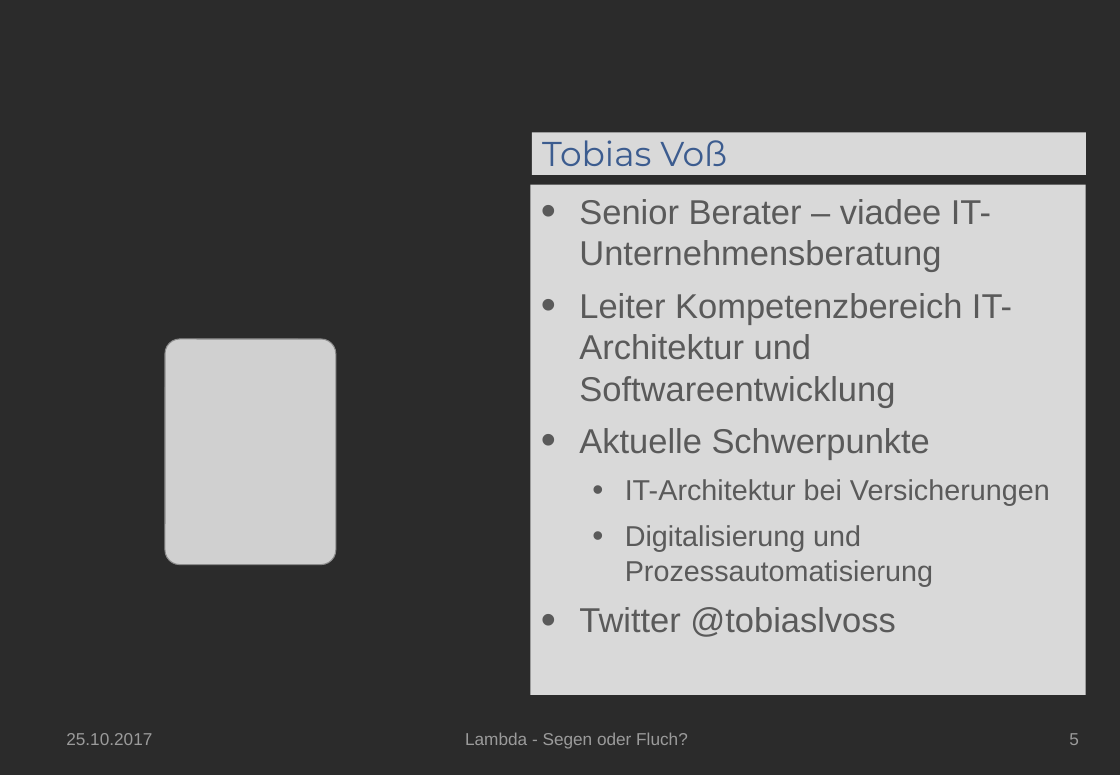
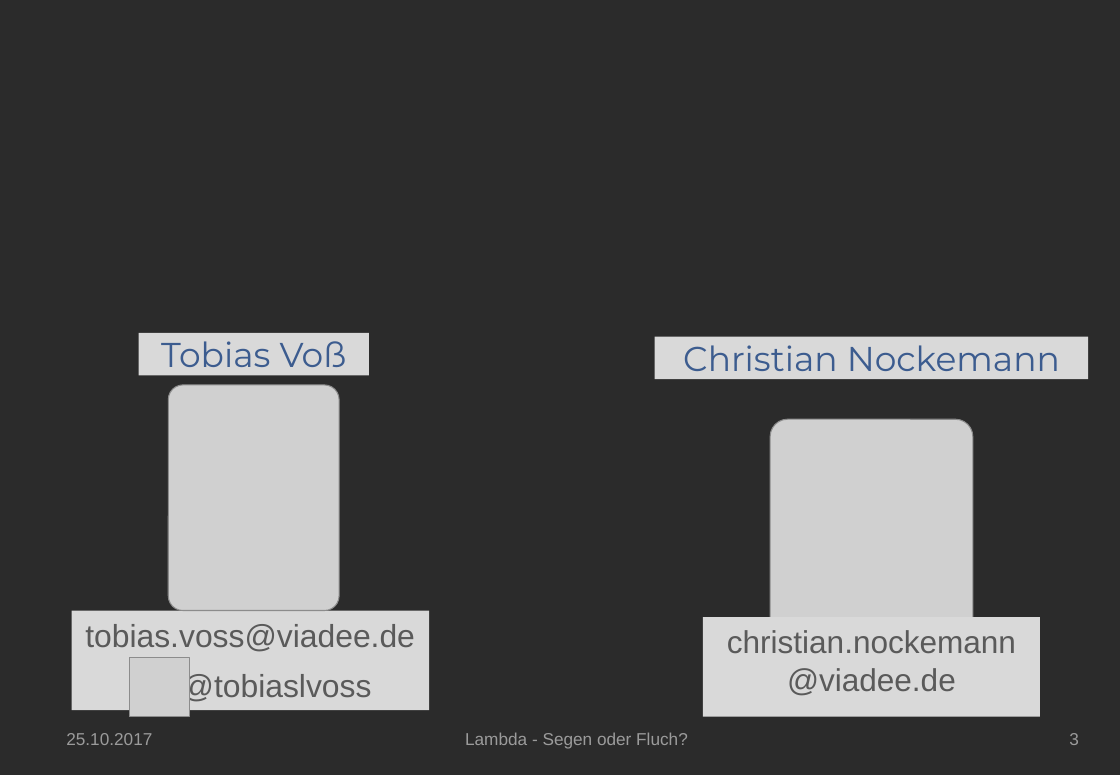
Before and after one commit to cnockemann/lambda-segen-oder-fluch, a slide deck: slide 3 of doc/Lambda-Segen-oder-Fluch.pptx (slide 5 before the commit). Drawn at 1120x775 pixels with LibreOffice and Linux fonts; fonts in the diff are those of the drawing; grey boxes stand for pictures; background and template pictures are left out; a plain dark background stands for a picture behind light text. Boxes give left, top, right and bottom in pixels: in the first picture for what was removed or moved away, otherwise in the second. Text is boxed around its words. In the diff, an @@ line names an element or a change of style, - is before the commit and + after.

```diff
--- a/doc/Lambda-Segen-oder-Fluch.pptx
+++ b/doc/Lambda-Segen-oder-Fluch.pptx
@@ title "Tobias Voß": place and size @@
-title "Tobias Voß" at box(532, 132, 1086, 175)
+title "Tobias Voß" at box(139, 333, 369, 375)
@@ title "Tobias Voß" at box(139, 333, 369, 375): alignment left to centre @@
@@ rectangle added at box(655, 337, 1088, 380), fill #D9D9D9, 24 pt, text #3C5C8F @@
+Christian Nockemann
@@ picture: place and size @@
-picture at box(165, 339, 336, 565)
+picture at box(169, 386, 339, 611)
@@ picture added at box(770, 420, 973, 701) @@
@@ text "tobias.voss@viadee.de": place and size @@
-text "tobias.voss@viadee.de" at box(531, 185, 1086, 696)
+text "tobias.voss@viadee.de" at box(71, 611, 429, 712)
@@ text at box(85, 624, 415, 703): text changed; size 24 to 22.2 pt @@
-• Senior Berater – viadee IT-Unternehmensberatung
-• Leiter Kompetenzbereich IT-Architektur und Softwareentwicklung
-• Aktuelle Schwerpunkte
-  • IT-Architektur bei Versicherungen
-  • Digitalisierung und Prozessautomatisierung
-• Twitter @tobiaslvoss
+tobias.voss@viadee.de
+@tobiaslvoss
@@ rectangle added at box(703, 617, 1040, 718), fill #D9D9D9, 22 pt, text #5A5A5A @@
+christian.nockemann@viadee.de
@@ picture added at box(129, 658, 189, 718) @@
@@ page number at box(1069, 733, 1079, 745): text changed @@
-5
+3
```
Also in this commit, not shown: 3 other slides changed, 3 slides removed.
